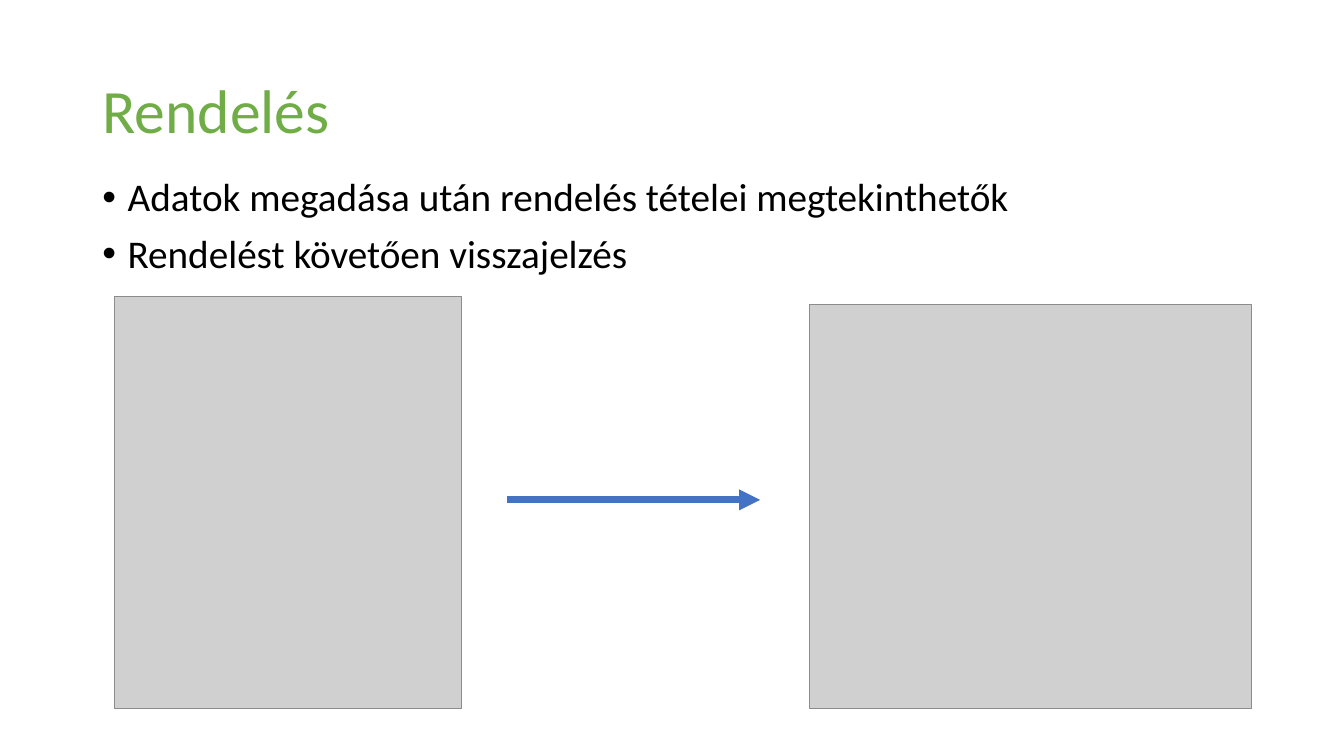
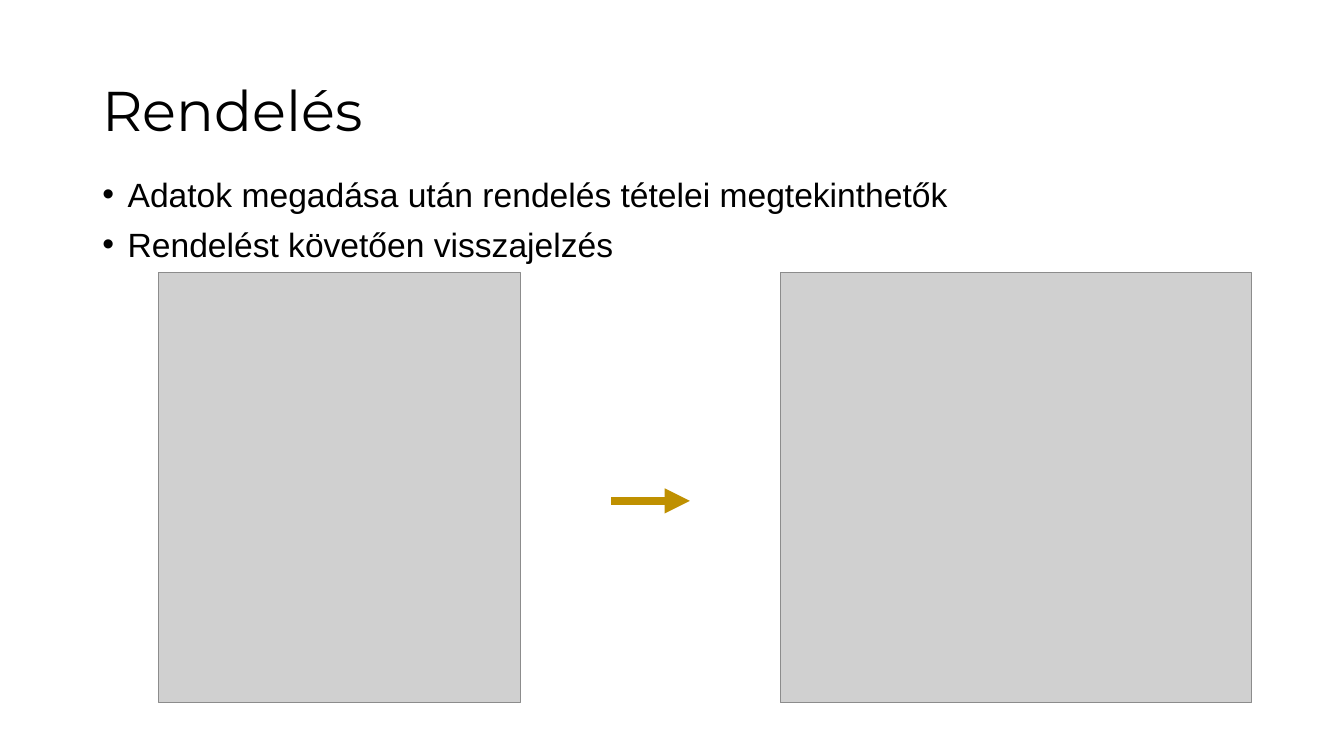
Before and after one commit to fedorbenjamin02/Vizsgaremek2024, a slide deck: slide 10 of Mellékletek/Prezentáció/Frissfutár_prezentáció.pptx (slide 13 before the commit). Drawn at 1344x756 pixels with LibreOffice and Linux fonts; fonts in the diff are those of the drawing; grey boxes stand for pictures. Boxes give left, top, right and bottom in pixels: in the first picture for what was removed or moved away, otherwise in the second. Text is boxed around its words. In the diff, an @@ line names an element or a change of style, - is before the commit and + after.

```diff
--- a/Mellékletek/Prezentáció/Frissfutár_prezentáció.pptx
+++ b/Mellékletek/Prezentáció/Frissfutár_prezentáció.pptx
@@ title "Rendelés" at (102,89,362,132): size 44 to 40 pt, font Calibri to Montserrat, text colour #70AD47 to #000000 @@
@@ text "Adatok megadása után rendelés tételei ..." at (128,182,948,264): size 28 to 24 pt, font Calibri to Arial @@
@@ picture: place and size @@
-picture at (115,296,462,708)
+picture at (158,272,520,703)
@@ picture: place and size @@
-picture at (810,304,1252,709)
+picture at (780,272,1252,703)
@@ arrow moved from (507, 500) - (760, 500) to (611, 501) - (690, 501) @@
@@ arrow (611, 501) - (690, 501): stroke #4472C4 5 pt to #BF9000 6 pt @@
```
Also in this commit, not shown: 8 other slides changed, 1 slide added, 4 slides removed.
